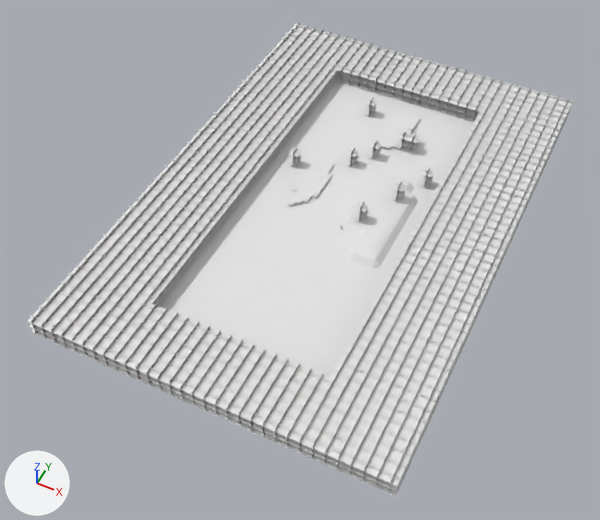
A saved change to the OBJ model NewEngine/assets/models/GrassRouteDemo.obj.
Before and after are seen from a camera (50 mm lens) standing at (59.8, -133.6, 109.3) and looking at (14.0, -42.1, -5.1). The lights are fixed; the arrows at lower left show +X, +Y and +Z. Materials are left out; every surface is plain grey. Where no turn or scale is listed for an object, it has been applied to the vertices. Vertices at the same position are counted once.

The scene before the commit, as lines of its bpy script (objects in view):
```python
me_map_002 = bpy.data.meshes.new('map.002')
me_map_002.from_pydata(...)  # 8018 vertices, 5084 faces; spans x -16.1..48.0, y -80.0..16.0, z -0.1..4.6
me_map_002.materials.append(mat_ki02ax_001)
me_map_002.materials.append(mat_ki02c_001)
me_map_002.materials.append(mat_ki02dx_001)
me_map_002.materials.append(mat_ki02bx_001)
me_map_002.materials.append(mat_kusa_ec3_001)
me_map_002.materials.append(mat_grass01ax_002)
me_map_002.materials.append(mat_michi01a_001)
me_map_002.materials.append(mat_michi01b_002)
me_map_002.materials.append(mat_kusa_ec1_001)
me_map_002.materials.append(mat_kusa_ec2_001)
me_map_002.materials.append(mat_yamagrs01_001)
ob_map_002 = bpy.data.objects.new('map.002', me_map_002)
ob_map_002.location = (0.0, 0.0, 0.0)
```
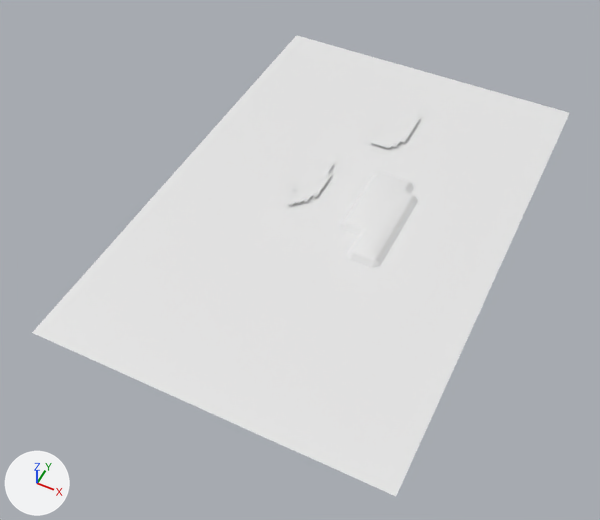
Where the change shows, as pixel boxes [x1, y1, x2, y2] in the pictures (600 x 520 px):
'map.002', reshaped
    before: [28, 23, 573, 496]
    after: [32, 35, 569, 496]
part 1 of me_map_002, deleted
    before: [28, 23, 573, 495]

What the commit changed:
me_map_002 is used by ob_map_002; location (0.0, 0.0, 0.0).
me_map_002 had 8018 vertices, 5084 faces and spanned x -16.1..48.0, y -80.0..16.0, z -0.1..4.6.
me_map_002 now has 462 vertices, 238 faces and spans x -16.0..48.0, y -80.0..16.0, z -0.1..1.0.
me_map_002 part 1: 181 loose pieces with 7572 vertices, spanning x -16.1..47.9, y -80.0..16.0, z 0.3..4.6, are deleted.
